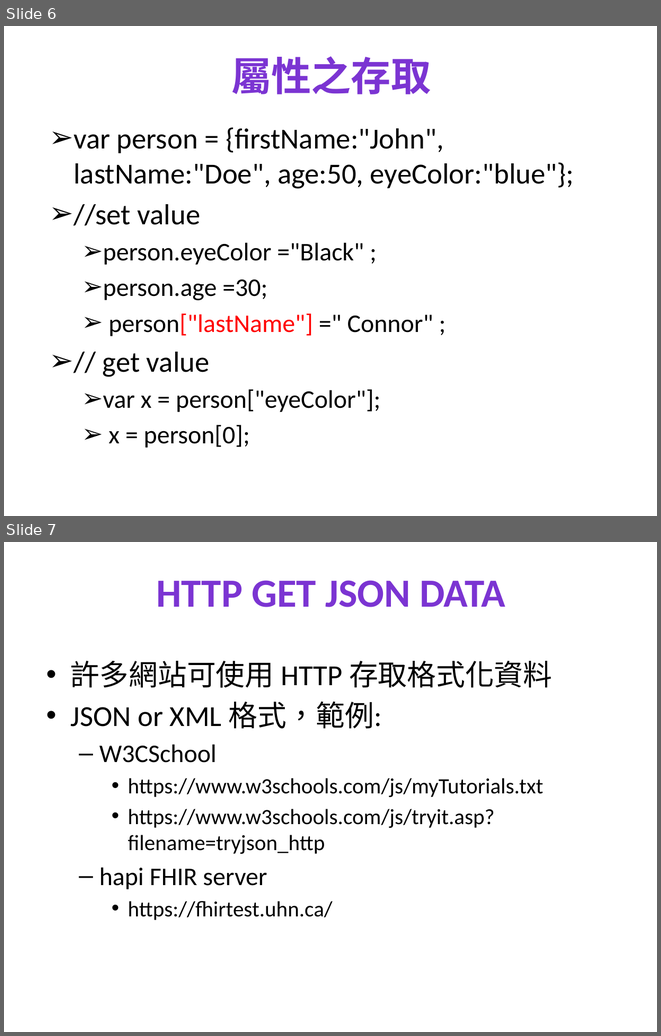
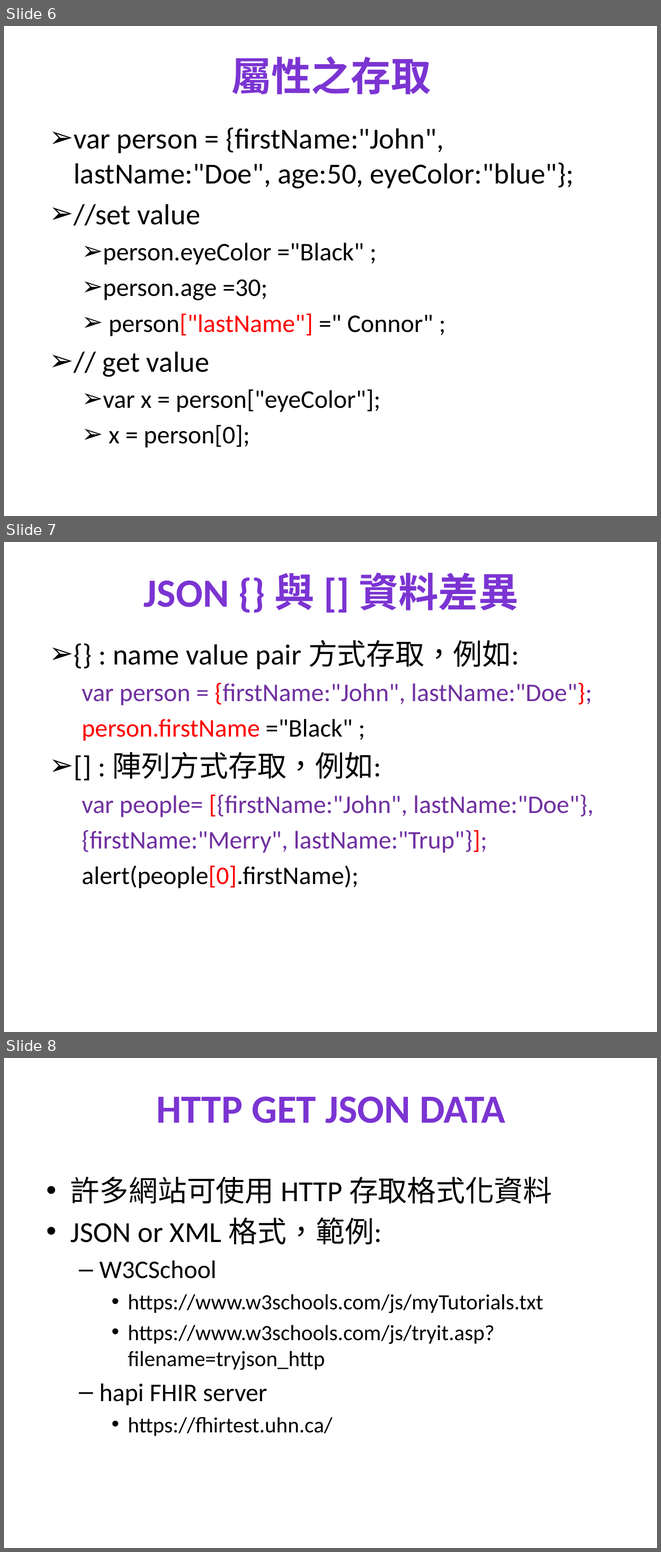
Before and after one commit to mos2718/W1, a slide deck: JS_object/JSON.pptx. Shown one above the other, each under a label of ours: slides 6 and 7 before the commit, slides 6, 7 and 8 after it. The pictures are 661x1036 and 661x1552 pixels, drawn with LibreOffice and Linux fonts; fonts in the diff are those of the drawing. Boxes give left, top, right and bottom in pixels: in the first picture for what was removed or moved away, otherwise in the second. Text is boxed around its words. In the diff, an @@ line names an element or a change of style, - is before the commit and + after.

```diff
--- a/JS_object/JSON.pptx
+++ b/JS_object/JSON.pptx
@@ slide 7 added at (x1=4, y1=542, x2=657, y2=1032), background #FFFFFF @@
@@ title added at (x1=144, y1=572, x2=518, y2=610), 44 pt, text gradient #3D1B67 to #7B34D2 to #7330C4, bold @@
+JSON {} 與 [] 資料差異
@@ text added at (x1=82, y1=640, x2=594, y2=888), 28 pt, text #7030A0 @@
+➢ {} : name value pair 方式存取，例如:
+  var person = {firstName:"John", lastName:"Doe"};
+  person.firstName ="Black" ;
+➢ [] : 陣列方式存取，例如:
+  var people= [{firstName:"John", lastName:"Doe"},
+  {firstName:"Merry", lastName:"Trup"}];
+  alert(people[0].firstName);
@@ what was slide 7 is now slide 8 @@
```
Also in this commit, not shown: 1 other file.
